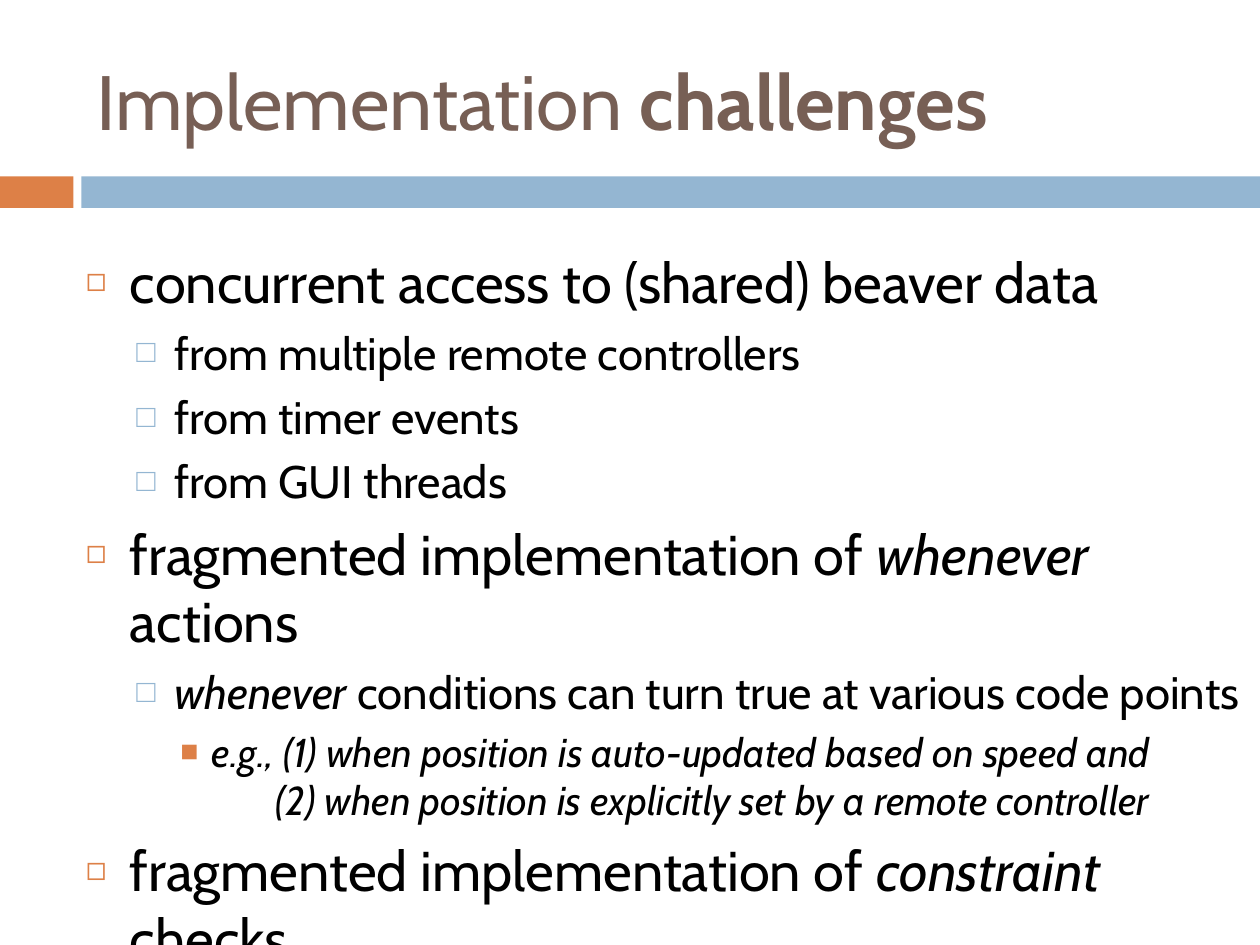
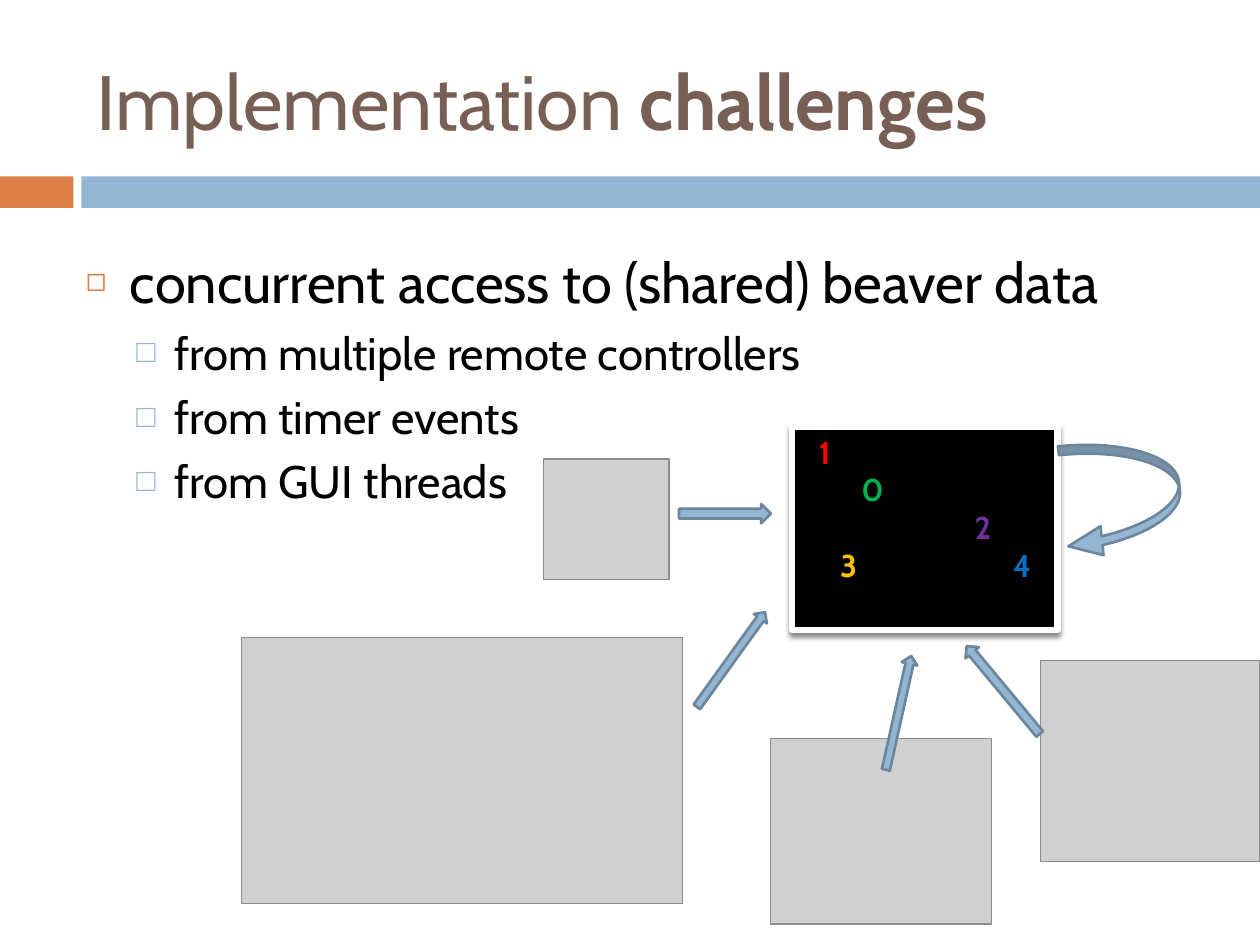
Before and after one commit to webguru412/React-Robots, a slide deck: slide 7 of talks/ppr-13-11-25.pptx. Drawn at 1260x945 pixels with LibreOffice and Linux fonts; fonts in the diff are those of the drawing; grey boxes stand for pictures. Boxes give left, top, right and bottom in pixels: in the first picture for what was removed or moved away, otherwise in the second. Text is boxed around its words. In the diff, an @@ line names an element or a change of style, - is before the commit and + after.

```diff
--- a/talks/ppr-13-11-25.pptx
+++ b/talks/ppr-13-11-25.pptx
@@ rectangle added at [793, 426, 1058, 630], fill #000000, outline #FFFFFF 3.75 pt, 18 pt, text #FF0000, bold @@
+1
+0
+2
+3 4
@@ curved left arrow added at [1058, 434, 1186, 560], fill #94B6D2, outline #6D879B 1.5 pt @@
@@ picture added at [543, 459, 669, 578] @@
@@ right arrow added at [679, 504, 771, 523], fill #94B6D2, outline #6D879B 1.5 pt @@
@@ text at [130, 533, 1239, 904]: paragraphs removed @@
-◻ fragmented implementation of whenever actions
-  □ whenever conditions can turn true at various code points
-    ■ e.g., (1) when position is auto-updated based on speed and
-      (2) when position is explicitly set by a remote controller
-◻ fragmented implementation of constraint checks
@@ right arrow added at [691, 607, 772, 712], fill #94B6D2, outline #6D879B 1.5 pt @@
@@ picture added at [242, 638, 683, 903] @@
@@ right arrow added at [878, 654, 920, 772], fill #94B6D2, outline #6D879B 1.5 pt @@
@@ right arrow added at [960, 641, 1047, 740], fill #94B6D2, outline #6D879B 1.5 pt @@
@@ picture added at [1041, 660, 1260, 861] @@
@@ picture added at [771, 738, 992, 924] @@
```
Also in this commit, not shown: 6 other slides changed, 5 slides added, 2 slides removed, 3 other files.
